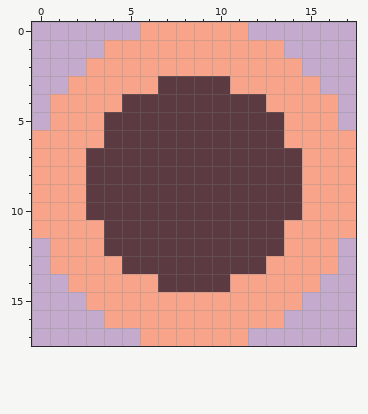
Pixel-art sprite -- img/timetable_node.png. Above, as it was before the edit.
The file is 18x18 pixels.
Now the later version:
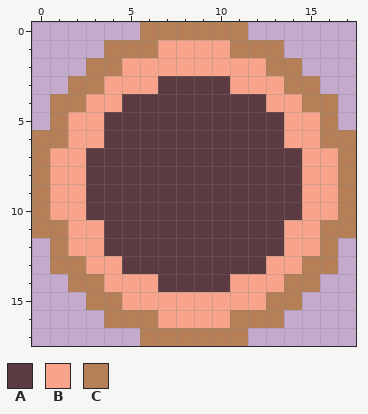
Palette (. is transparent): A #5c3a41  B #f7a48b  C #b58057
Difference:
y 0: x 6..11 BBBBBB -> CCCCCC
y 1: x 4..6 BBB -> CCC; x 11..13 BBB -> CCC
y 2: x 3..4 BB -> CC; x 13..14 BB -> CC
y 3: x 2..3 BB -> CC; x 14..15 BB -> CC
y 4: x 1..2 BB -> CC; x 15..16 BB -> CC
y 5: x 1 B -> C; x 16 B -> C
y 6: x 0..1 BB -> CC; x 16..17 BB -> CC
y 7..10: x 0 B -> C; x 17 B -> C
y 11: x 0..1 BB -> CC; x 16..17 BB -> CC
y 12: x 1 B -> C; x 16 B -> C
y 13: x 1..2 BB -> CC; x 15..16 BB -> CC
y 14: x 2..3 BB -> CC; x 14..15 BB -> CC
y 15: x 3..4 BB -> CC; x 13..14 BB -> CC
y 16: x 4..6 BBB -> CCC; x 11..13 BBB -> CCC
y 17: x 6..11 BBBBBB -> CCCCCC
